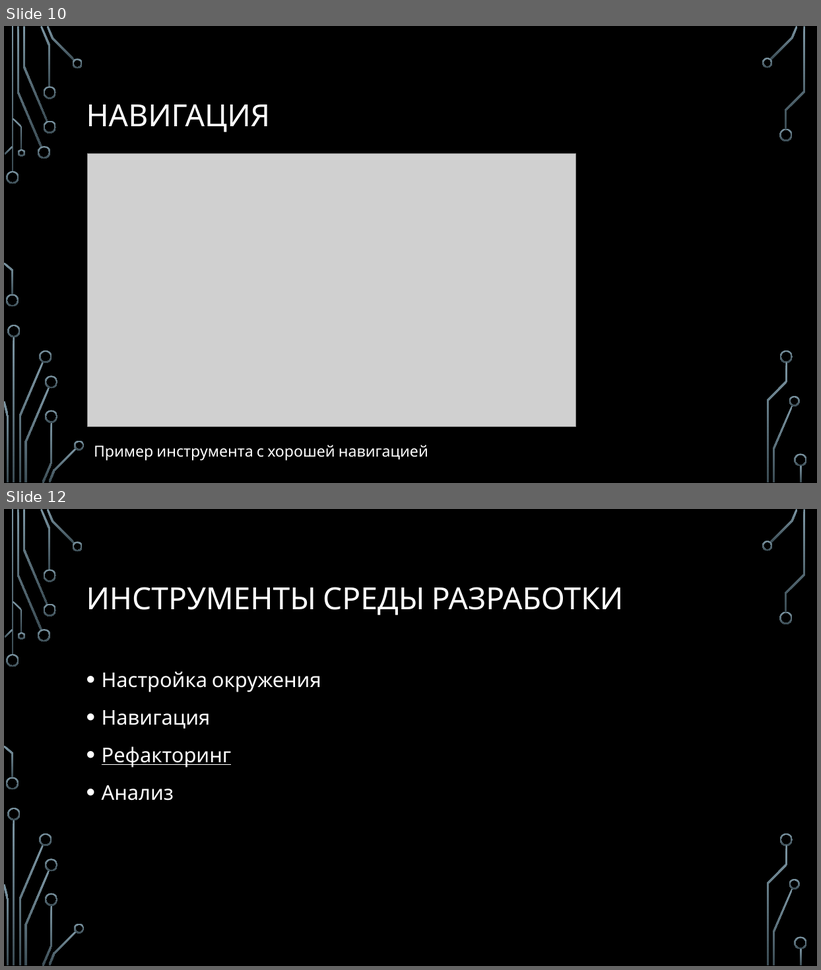
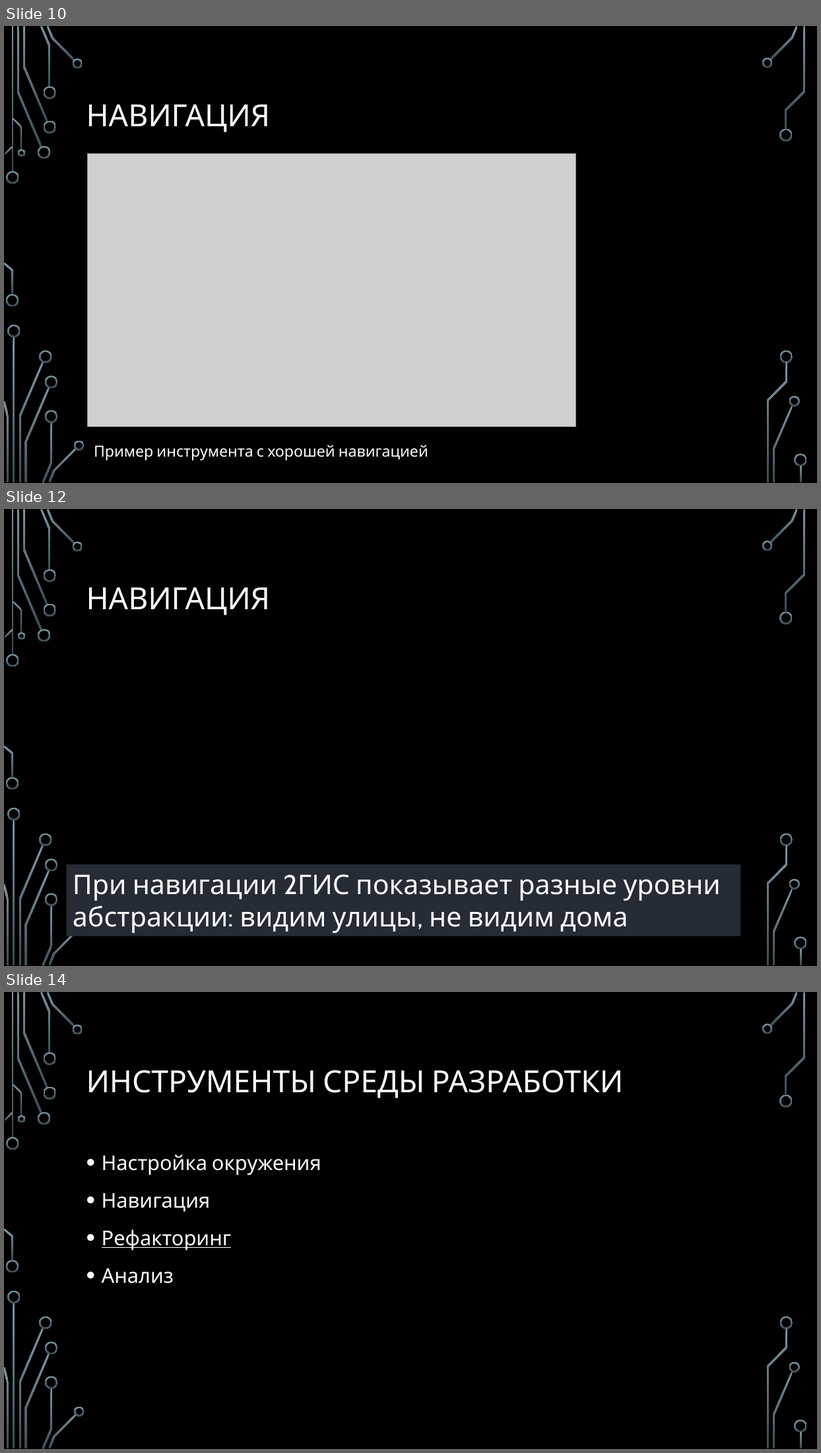
Before and after one commit to sergeyryskulov/Presentations, a slide deck: 09. Среда разработки/Среда разработки.pptx. Shown one above the other, each under a label of ours: slides 10 and 12 before the commit, slides 10, 12 and 14 after it; the slides between them are not shown. The pictures are 821x970 and 821x1453 pixels, drawn with LibreOffice and Linux fonts; fonts in the diff are those of the drawing; grey boxes stand for pictures; background and template pictures are left out. Boxes give left, top, right and bottom in pixels: in the first picture for what was removed or moved away, otherwise in the second. Text is boxed around its words. In the diff, an @@ line names an element or a change of style, - is before the commit and + after.

```diff
--- a/09. Среда разработки/Среда разработки.pptx
+++ b/09. Среда разработки/Среда разработки.pptx
@@ slide 12 added at <box>4,509,817,966</box>, background picture (left out); not listed: 35 template elements that a slide beside it also shows @@
@@ title added at <box>86,588,271,615</box>, 36 pt, text #FFFFFF @@
+НАВИГАЦИЯ
@@ rectangle added at <box>67,865,741,937</box>, fill #252C36, 32 pt, text #FFFFFF @@
+При навигации 2ГИС показывает разные уровни абстракции: видим улицы, не видим дома
@@ what was slide 12 is now slide 14 @@
```
Also in this commit, not shown: 5 slides changed, 2 other slides added.
